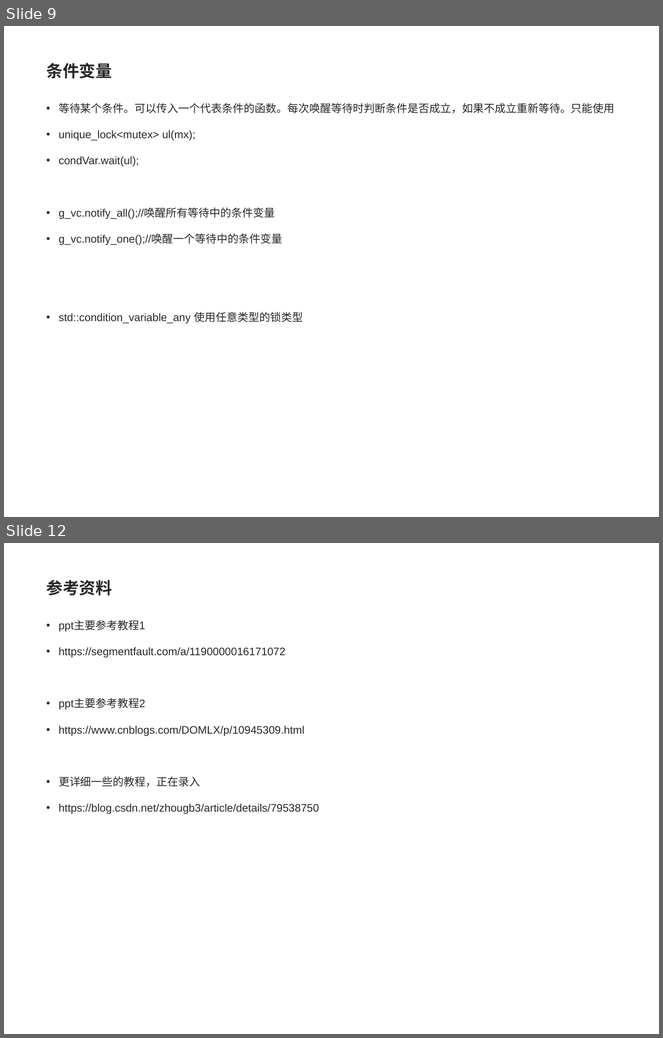
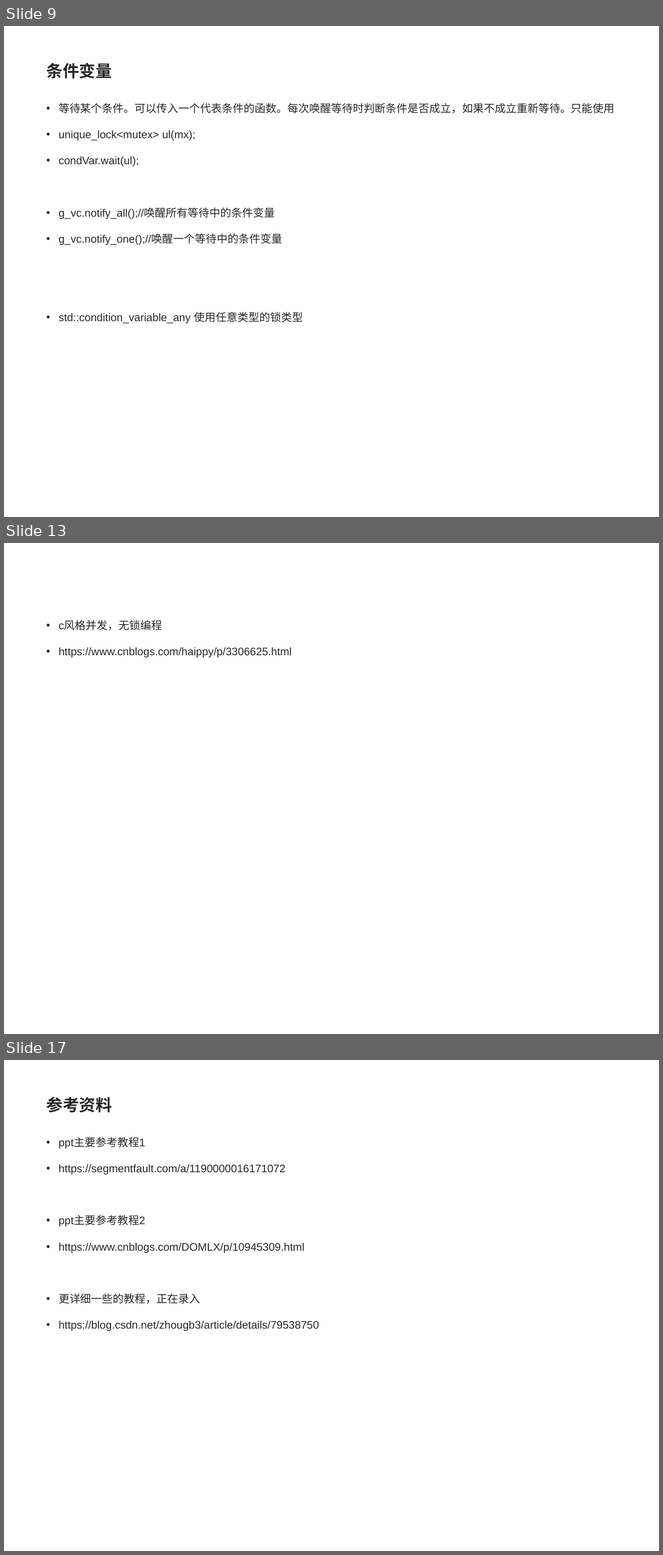
Before and after one commit to pointer1618/projects, a slide deck: lan7/c++11线程库.ppt. Shown one above the other, each under a label of ours: slides 9 and 12 before the commit, slides 9, 13 and 17 after it; the slides between them are not shown. The pictures are 663x1038 and 663x1555 pixels, drawn with LibreOffice and Linux fonts; fonts in the diff are those of the drawing; background and template pictures are left out. Boxes give left, top, right and bottom in pixels: in the first picture for what was removed or moved away, otherwise in the second. Text is boxed around its words. In the diff, an @@ line names an element or a change of style, - is before the commit and + after.

```diff
--- a/lan7/c++11线程库.ppt
+++ b/lan7/c++11线程库.ppt
@@ slide 13 added at (x1=4, y1=543, x2=659, y2=1034), background #FFFFFF @@
@@ text added at (x1=59, y1=620, x2=292, y2=657), 12 pt, text #262626 @@
+• c风格并发，无锁编程
+• https://www.cnblogs.com/haippy/p/3306625.html
@@ what was slide 12 is now slide 17 @@
```
Also in this commit, not shown: 3 slides changed, 4 other slides added.
